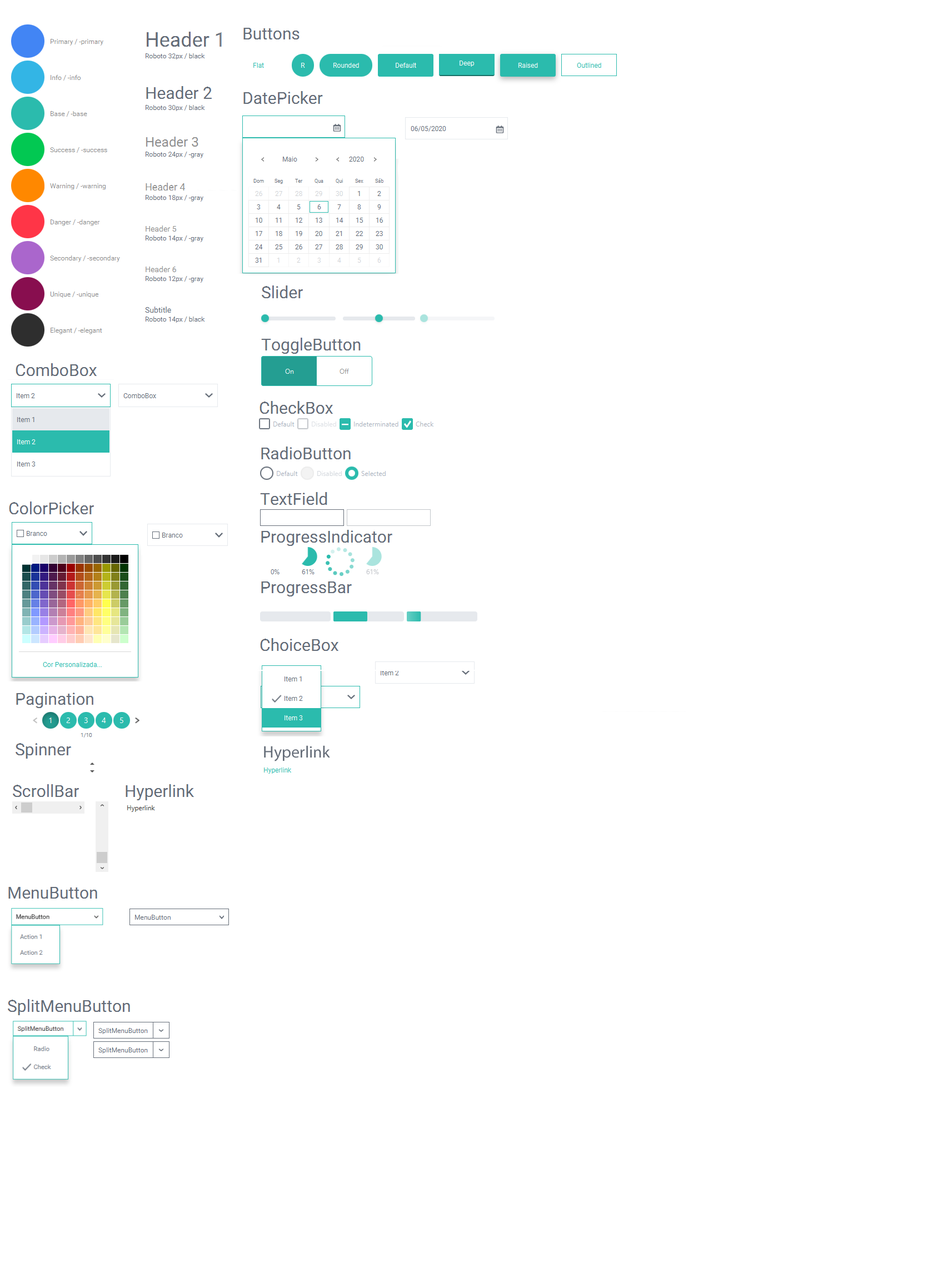
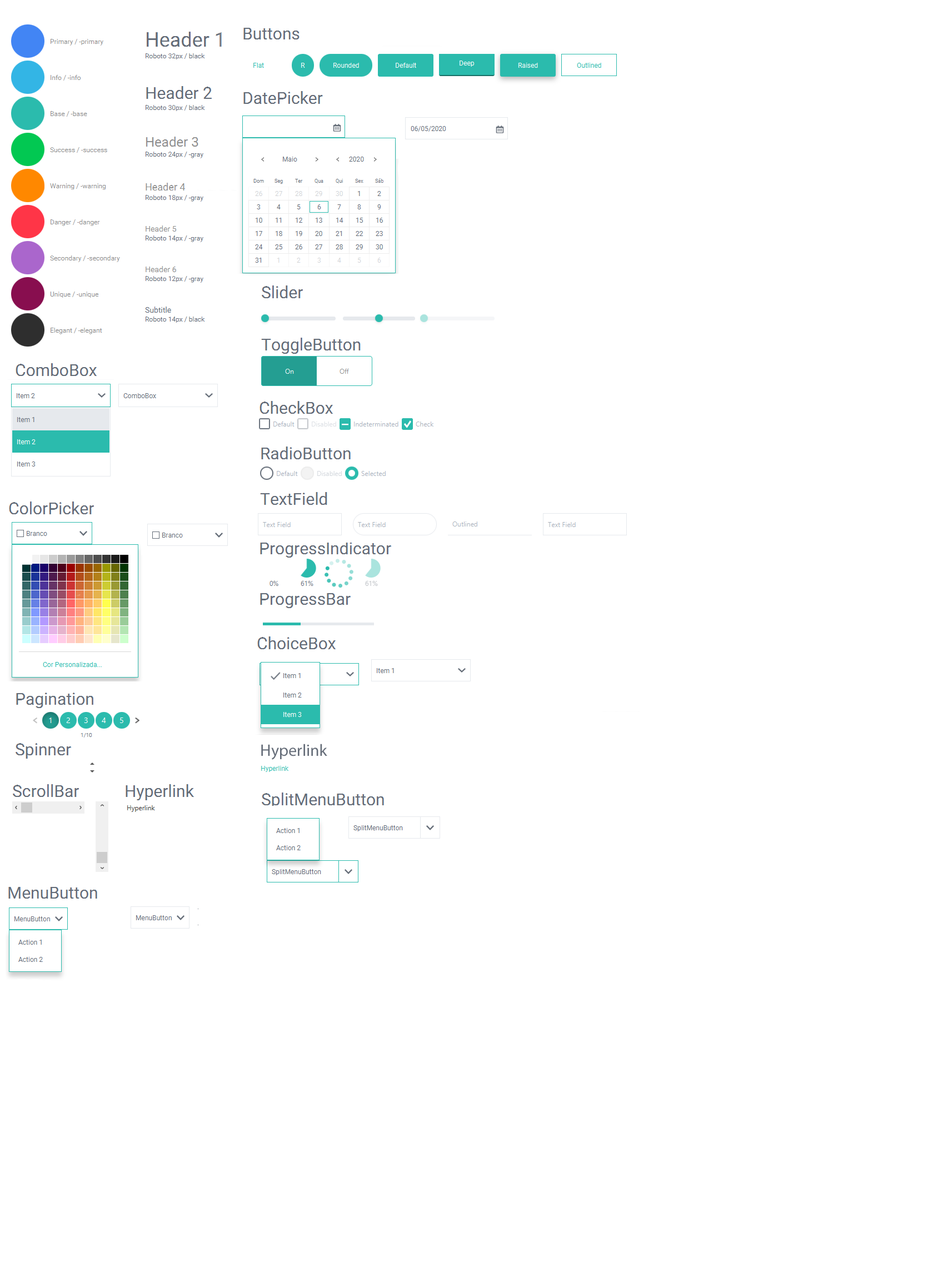
Comparing the layer stacks of the two w=928, h=1284 images. Changes:
renamed "Camada 19" to "Camada 27", painted on it over bbox(5, 509, 686, 1088)
removed layer "Hyperlink" over bbox(263, 745, 330, 762)
removed layer "Camada 18" over bbox(5, 509, 686, 1088)
